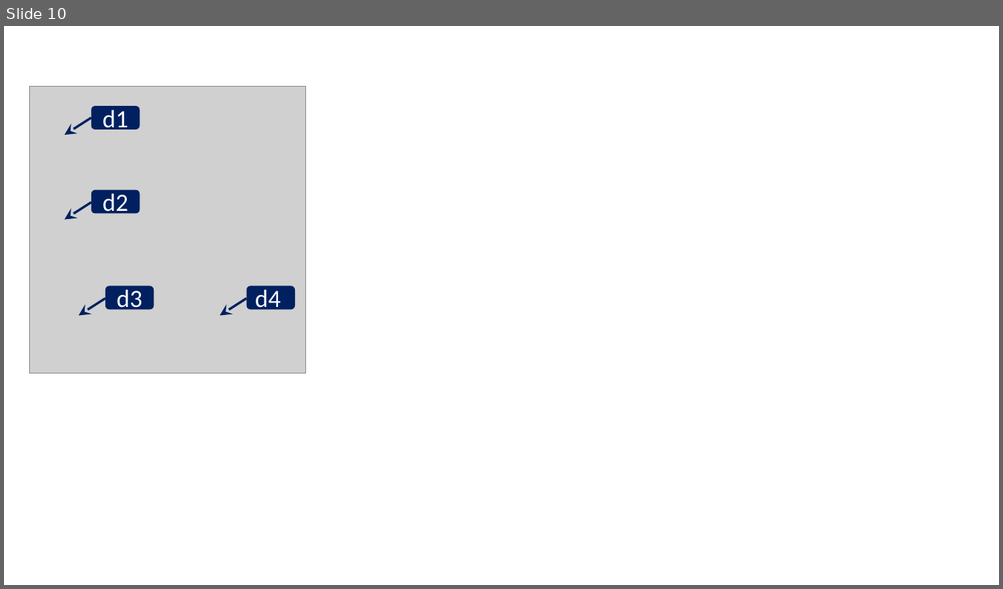
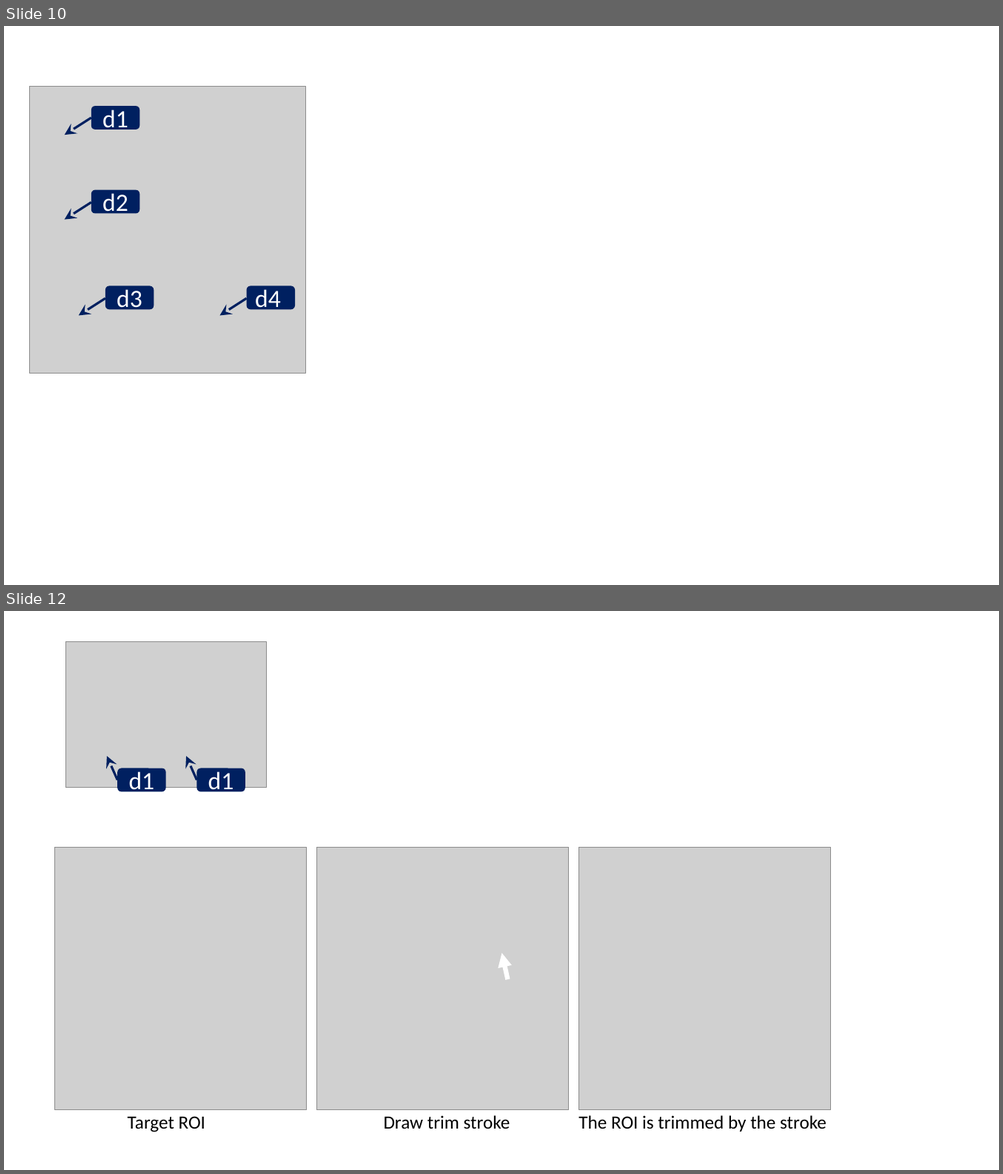
Before and after one commit to TakashiIjiri/TakashiIjiri.github.io, a slide deck: SoftRoiPainter3D/img/logo.pptx. Shown one above the other, each under a label of ours: slide 10 before the commit, slides 10 and 12 after it; the slides between them are not shown. The pictures are 1003x589 and 1003x1174 pixels, drawn with LibreOffice and Linux fonts; fonts in the diff are those of the drawing; grey boxes stand for pictures. Boxes give left, top, right and bottom in pixels: in the first picture for what was removed or moved away, otherwise in the second. Text is boxed around its words. In the diff, an @@ line names an element or a change of style, - is before the commit and + after.

```diff
--- a/SoftRoiPainter3D/img/logo.pptx
+++ b/SoftRoiPainter3D/img/logo.pptx
@@ slide 12 added at box(4, 611, 999, 1170), background #FFFFFF @@
@@ group added at box(66, 641, 267, 792): 2 arrows, 2 rounded rectangles, 1 picture @@
+d1
+d1
@@ group added at box(55, 848, 831, 1133): 3 pictures, 3 texts, 1 arrow @@
+Target ROI
+Draw trim stroke
+The ROI is trimmed by the stroke
```
Also in this commit, not shown: 1 other slide added, 7 other files.
